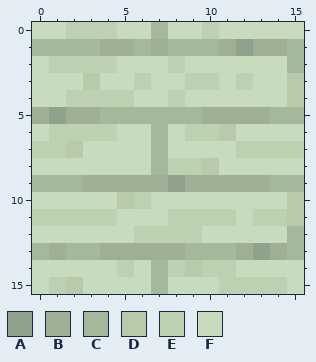
One commit to this pixel-art sprite: ethereal/ethereal_yellow_wood.png. That is the earlier state.
The file is 16x16 pixels. Colours within 5 levels of each other are drawn and written as one.
Palette (. is transparent): A #8fa28b  B #9eaf95  C #a4b89c  D #b7cbac  E #bcd1b2  F #c7dbbe
The result:
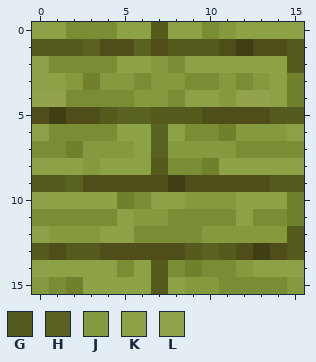
Colours new in this view: G #555b1d  H #596220  J #85993e  K #8da246  L #93a34c
From old to new:
colour A: #8fa28b -> #403e14
colour B: #9eaf95 -> #4f4d19
colour D: #b7cbac -> #71802d
colour E: #bcd1b2 -> #798d35
Changed rows in their new state; - is a pixel that keeps its letter.
first column x 0:
 0 KK---KKGKK-JKKKK
 1 GGGH--H-GGG----G
 2 K----KKJ-KKKKKKG
 3 KKJ-JJ-JJ--J-JK-
 4 LL----JJ-KKJLLK-
 5 ----GHHGGG----GG
 6 K----KKHK---JJJK
 7 ---JJJKHJJJJ----
 8 KKKJKKKG---KKKKK
 9 GGH-----------GG
10 KKKKK--KKJJJKKK-
11 -----KJJ----K---
12 KJJJKK----JJJJJG
13 G-GG-----GHG---G
14 KKKKK-KG----JKKK
15 J--KKKKGKJJ----J
Where, in picture pixels (left, top, right, bottom), the same in both pictures:
changed: (32, 22, 304, 294)
